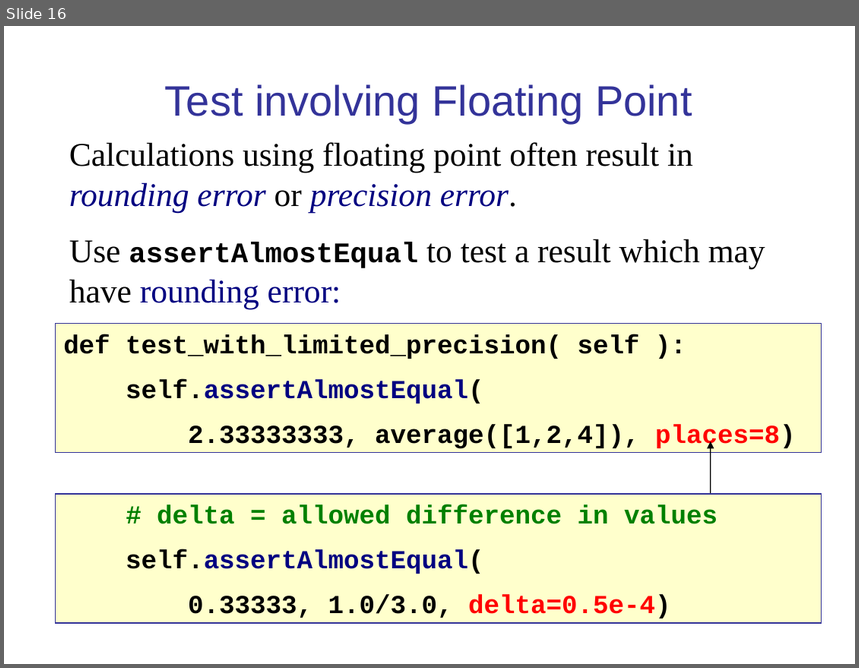
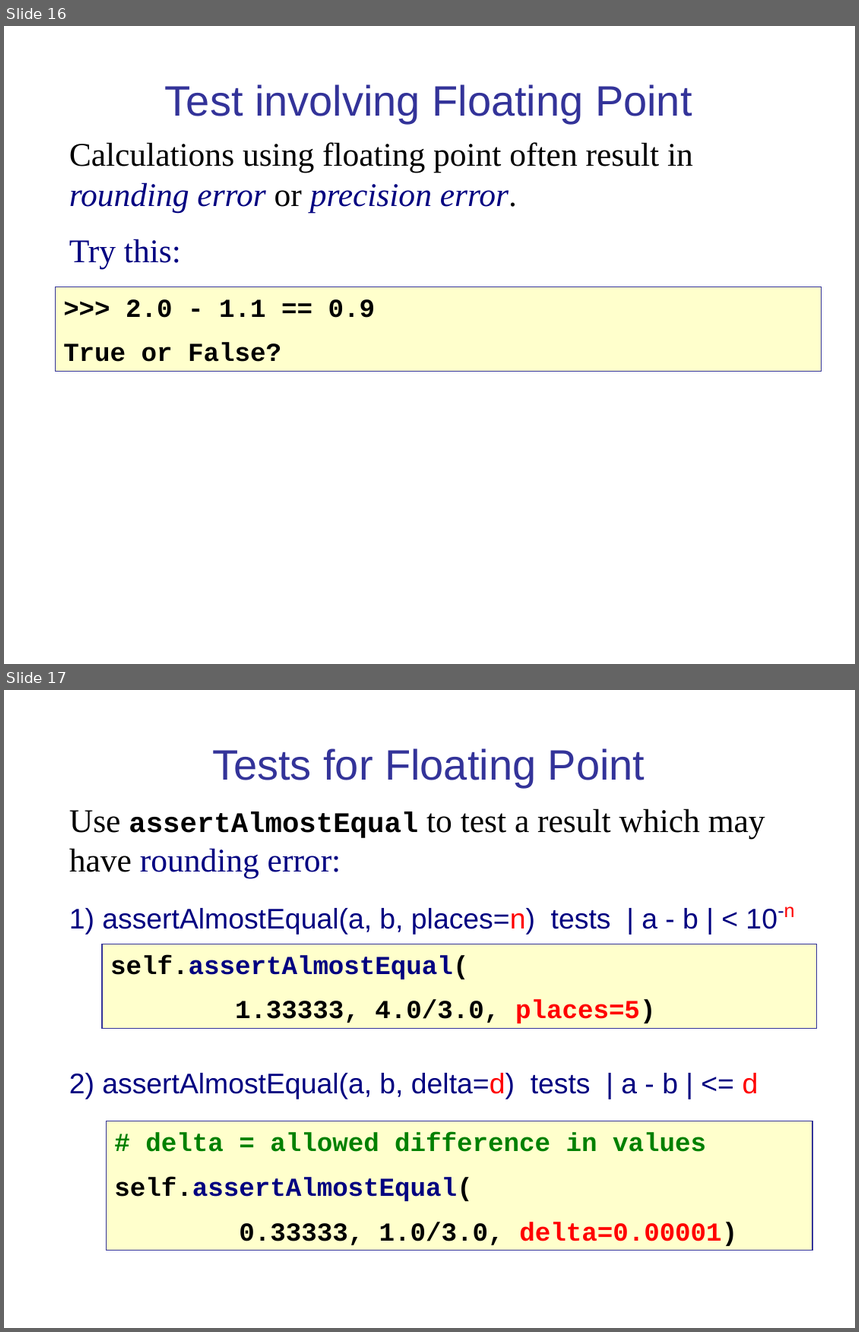
Before and after one commit to cpske/ISP, a slide deck: testing/PythonUnitTesting.ppt. Shown one above the other, each under a label of ours: slide 16 before the commit, slides 16 and 17 after it. The pictures are 859x668 and 859x1332 pixels, drawn with LibreOffice and Linux fonts; fonts in the diff are those of the drawing. Boxes give left, top, right and bottom in pixels: in the first picture for what was removed or moved away, otherwise in the second. Text is boxed around its words. In the diff, an @@ line names an element or a change of style, - is before the commit and + after.

Commit message:
Python unittest clarify use of assertAlmostEqual

```diff
--- a/testing/PythonUnitTesting.ppt
+++ b/testing/PythonUnitTesting.ppt
@@ slide 17 added at (x1=4, y1=690, x2=855, y2=1328), background #FFFFFF @@
@@ title added at (x1=212, y1=749, x2=645, y2=787), 36 pt, text #333399 @@
+Tests for Floating Point
@@ text added at (x1=69, y1=809, x2=794, y2=1099), 24 pt, text #000080 @@
+Use assertAlmostEqual to test a result which may have rounding error:
+1) assertAlmostEqual(a, b, places=n) tests | a - b | < 10-n
+2) assertAlmostEqual(a, b, delta=d) tests | a - b | <= d
@@ rectangle added at (x1=102, y1=944, x2=817, y2=1028), fill #FFFFCC, outline #333399 0.74 pt, 22 pt, text #000000, bold @@
+self.assertAlmostEqual(
+1.33333, 4.0/3.0, places=5)
@@ rectangle added at (x1=106, y1=1122, x2=813, y2=1251), fill #FFFFCC, outline #333399 0.74 pt, 22 pt, text #008000, bold @@
+# delta = allowed difference in values
+self.assertAlmostEqual(
+0.33333, 1.0/3.0, delta=0.00001)
@@ slide 16 changed as well @@
@@ text at (x1=69, y1=239, x2=181, y2=269): text changed; text colour #000000 to #000080 @@
-Use assertAlmostEqual to test a result which may have rounding error:
+Try this:
@@ rectangle added at (x1=55, y1=287, x2=821, y2=371), fill #FFFFCC, outline #333399 0.74 pt, 22 pt, text #000000, bold @@
+>>> 2.0 - 1.1 == 0.9
+True or False?
@@ rectangle removed at (x1=55, y1=324, x2=821, y2=453) @@
-def test_with_limited_precision( self ):
-self.assertAlmostEqual(
-2.33333333, average([1,2,4]), places=8)
@@ arrow removed from (711, 528) to (711, 442) @@
@@ rectangle removed at (x1=55, y1=494, x2=821, y2=623) @@
-# delta = allowed difference in values
-self.assertAlmostEqual(
-0.33333, 1.0/3.0, delta=0.5e-4)
```
Also in this commit, not shown: 1 other slide changed, 1 other file.
